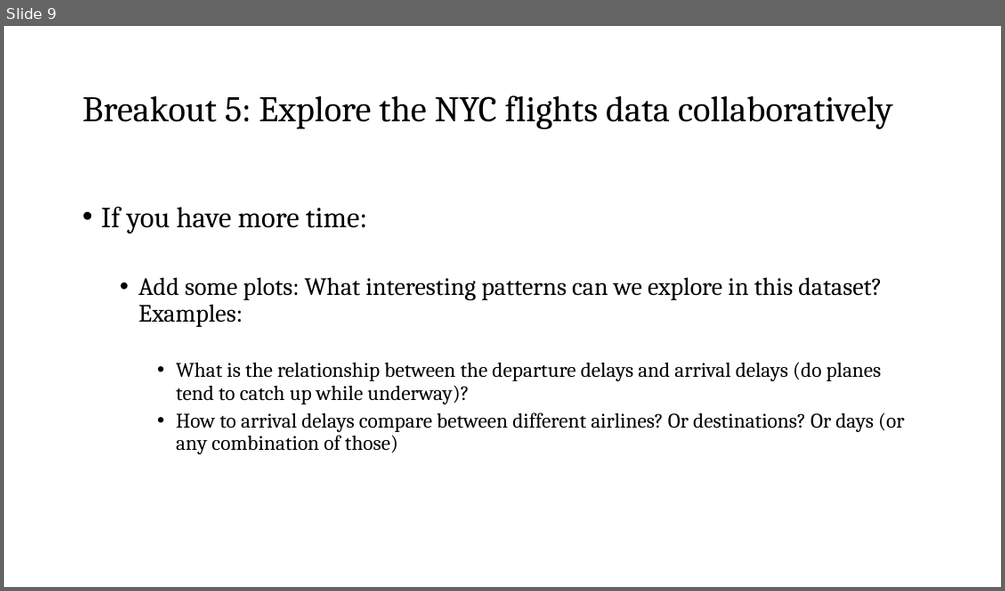
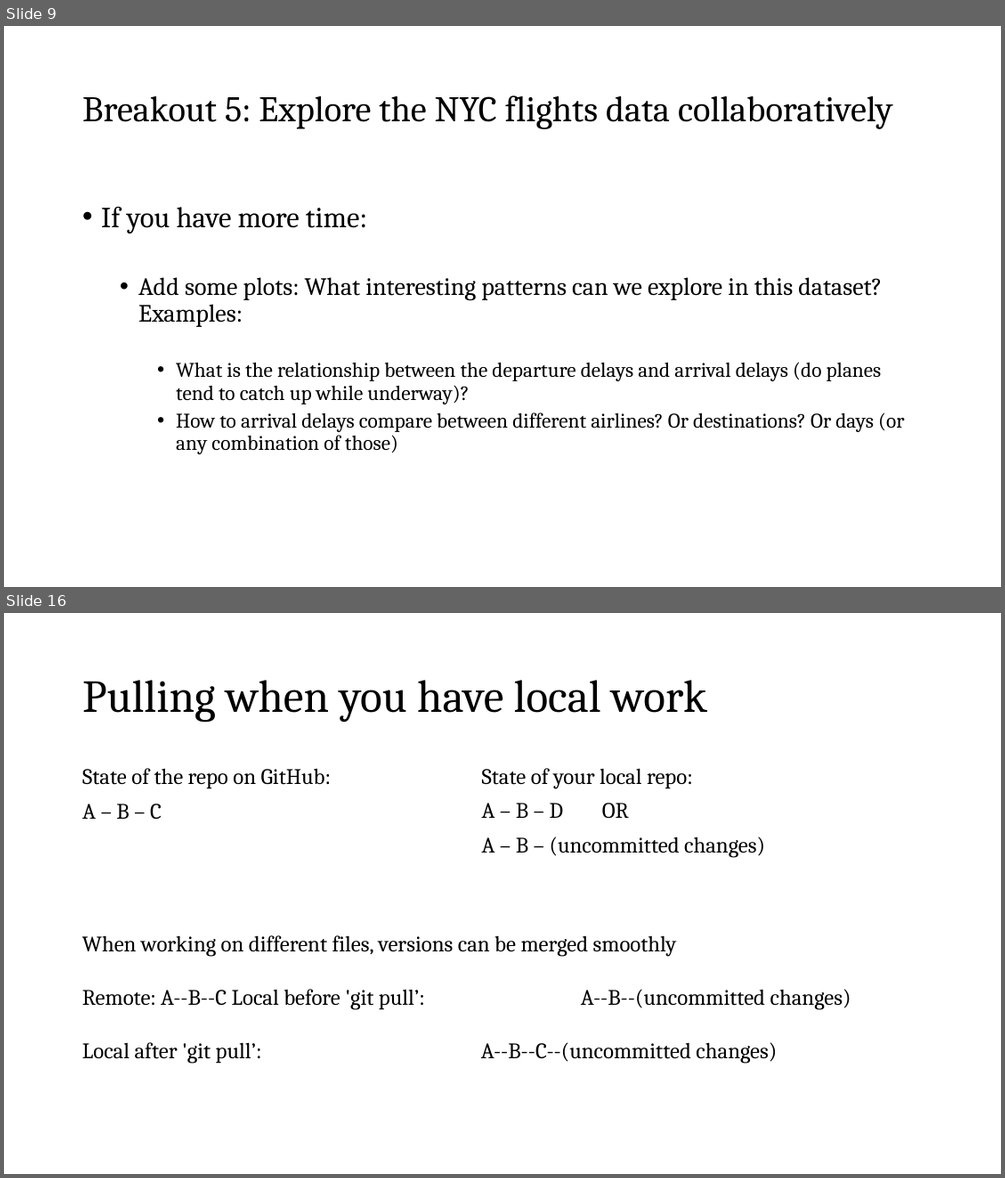
Before and after one commit to nt246/NTRES6940-data-science, a slide deck: slides/Slides_class10.pptx. Shown one above the other, each under a label of ours: slide 9 before the commit, slides 9 and 16 after it; the slides between them are not shown. The pictures are 1005x591 and 1005x1178 pixels, drawn with LibreOffice and Linux fonts; fonts in the diff are those of the drawing. Boxes give left, top, right and bottom in pixels: in the first picture for what was removed or moved away, otherwise in the second. Text is boxed around its words. In the diff, an @@ line names an element or a change of style, - is before the commit and + after.

```diff
--- a/slides/Slides_class10.pptx
+++ b/slides/Slides_class10.pptx
@@ slide 16 added at bbox=[4, 613, 1001, 1174], background #FFFFFF @@
@@ title added at bbox=[82, 680, 707, 722], 33 pt, text #000000 @@
+Pulling when you have local work
@@ text added at bbox=[82, 768, 332, 819], 16 pt, text #000000 @@
+State of the repo on GitHub:
+A – B – C
@@ text added at bbox=[482, 768, 765, 857], 16 pt, text #000000 @@
+State of your local repo:
+A – B – D OR
+A – B – (uncommitted changes)
@@ text added at bbox=[82, 935, 777, 1062], 16 pt, text #000000 @@
+When working on different files, versions can be merged smoothly
+Remote: A--B--C Local before 'git pull’: A--B--(uncommitted changes)
+Local after 'git pull’: A--B--C--(uncommitted changes)
```
Also in this commit, not shown: 10 other slides added, 2 other files.
